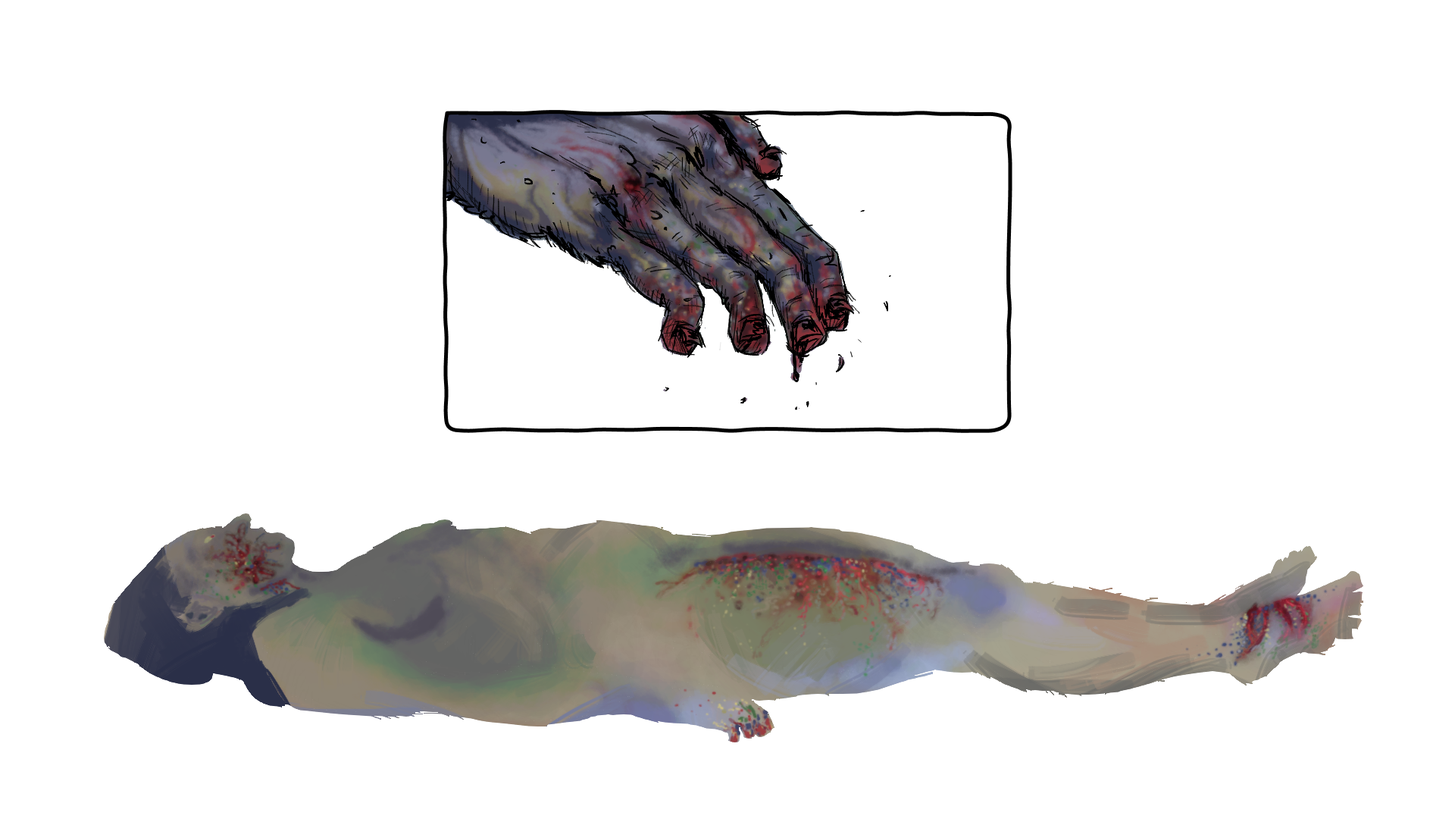
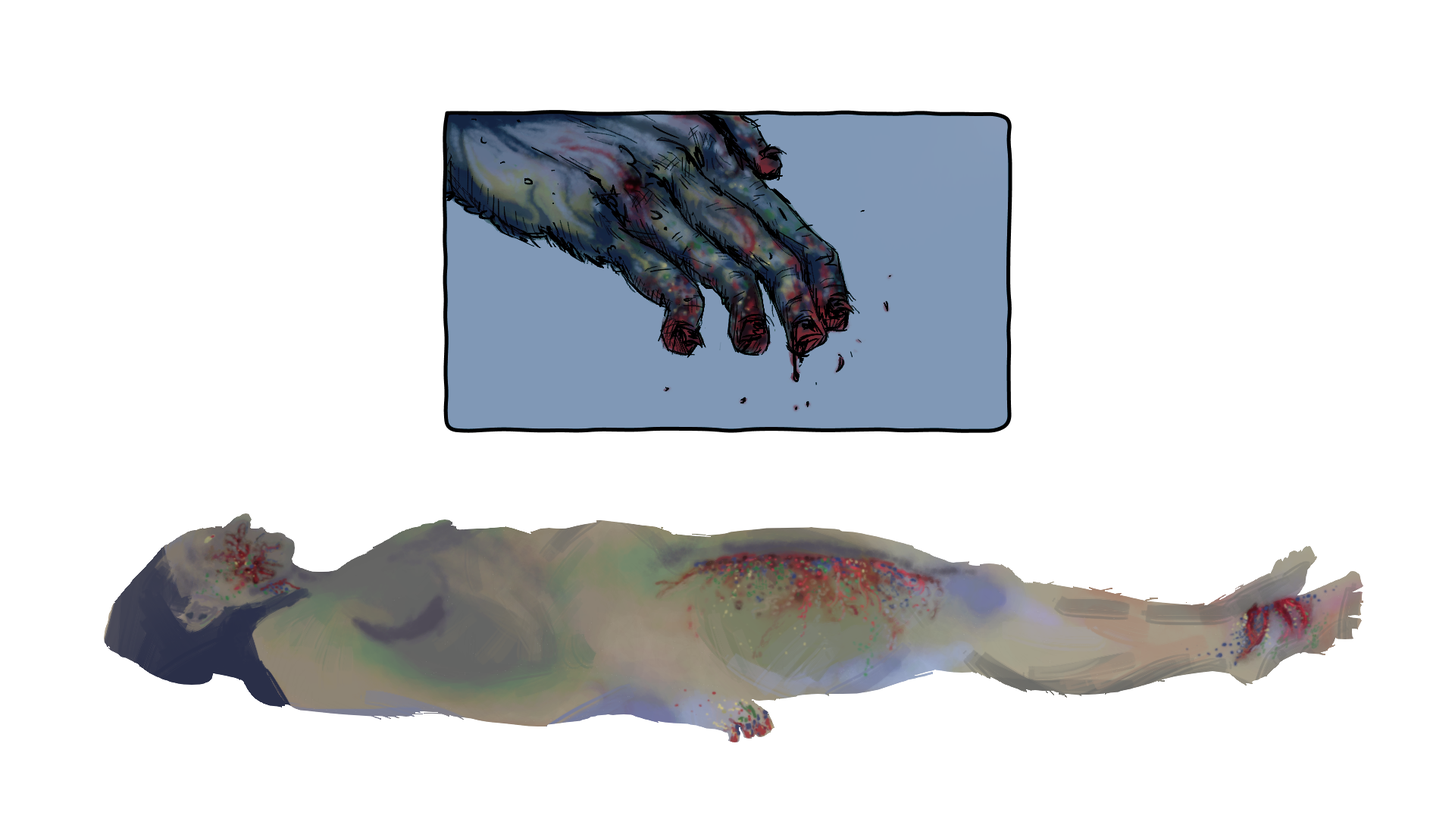
Revision of a layered 1455x819 image; what changed, layer by layer:
painted on "muestra" over (442, 113, 1009, 430)
showed "quemar", painted on it over (442, 113, 1009, 430)
painted on "linea" over (442, 113, 1009, 430)
moved "Capa de pintura 1" (1st of 2) above "Capa de pintura 1", painted on it over (442, 113, 1009, 430)
showed "Capa de pintura 1" (2nd of 2), painted on it over (442, 113, 1009, 430)
